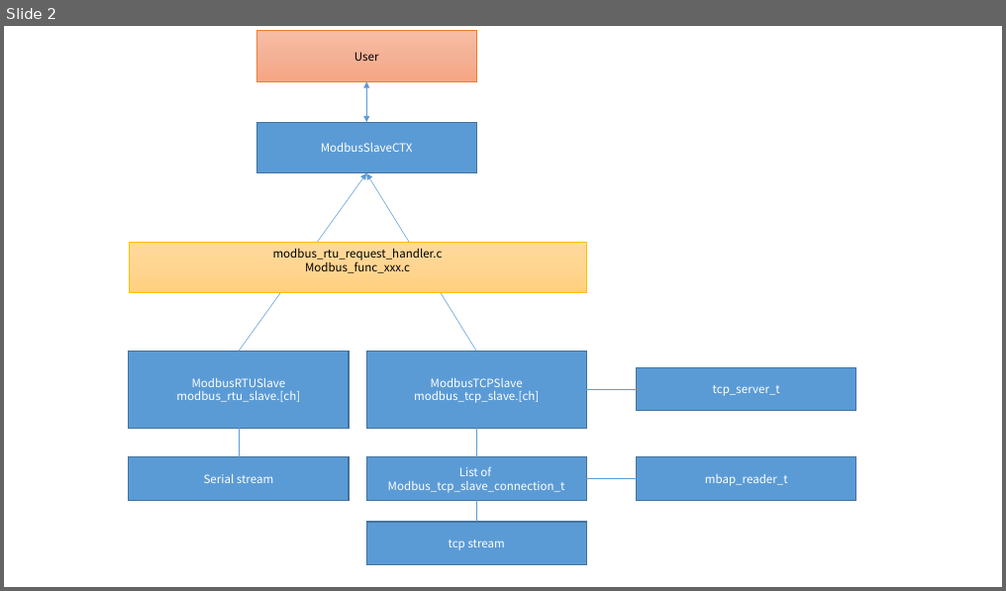
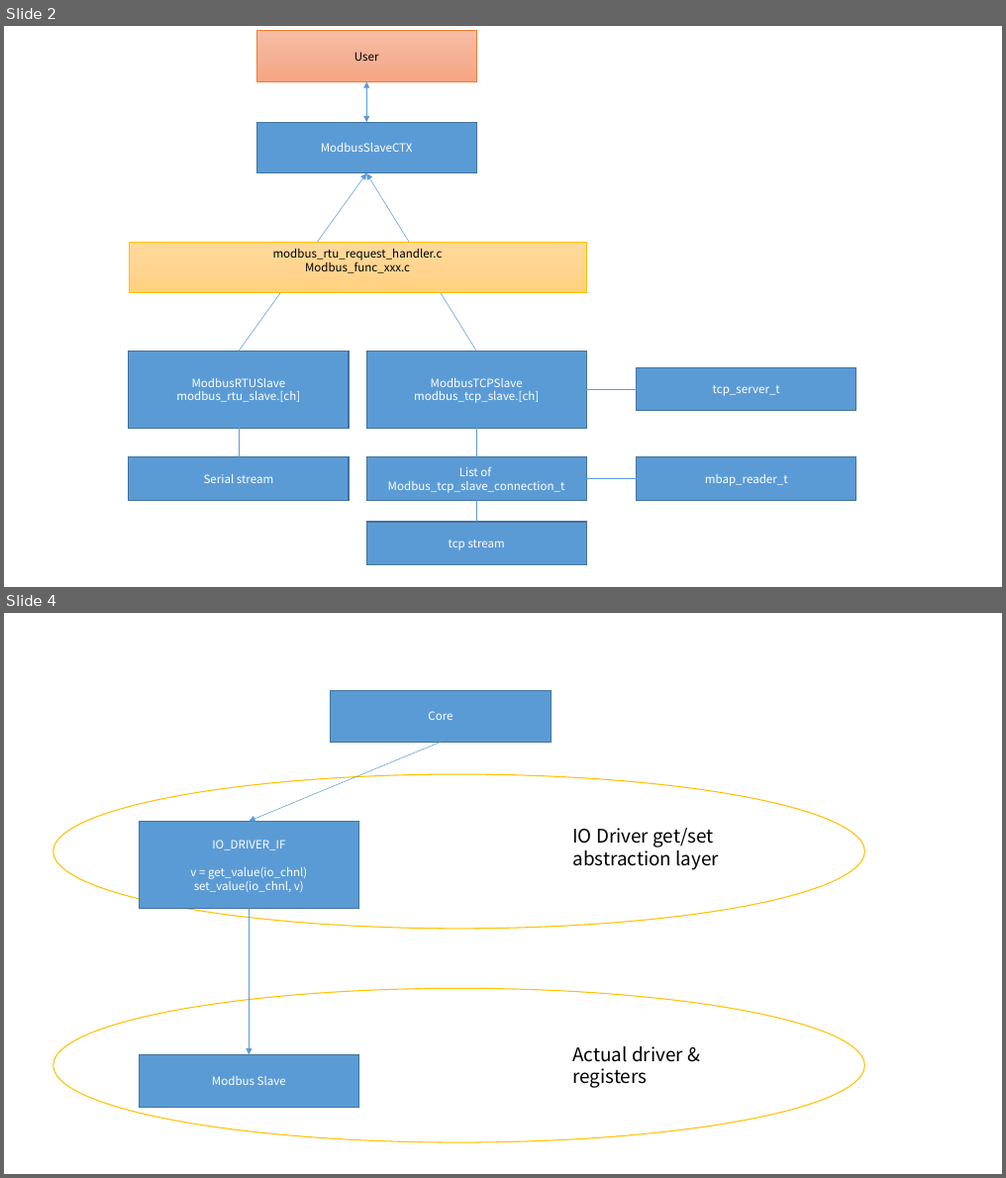
Before and after one commit to peakhunt/macron_base, a slide deck: doc/modbus_arch.pptx. Shown one above the other, each under a label of ours: slide 2 before the commit, slides 2 and 4 after it; the slides between them are not shown. The pictures are 1006x591 and 1006x1178 pixels, drawn with LibreOffice and Linux fonts; fonts in the diff are those of the drawing. Boxes give left, top, right and bottom in pixels: in the first picture for what was removed or moved away, otherwise in the second. Text is boxed around its words. In the diff, an @@ line names an element or a change of style, - is before the commit and + after.

Commit message:
adding core channel manager

```diff
--- a/doc/modbus_arch.pptx
+++ b/doc/modbus_arch.pptx
@@ slide 4 added at [4,613,1002,1174], background #FFFFFF @@
@@ rectangle added at [331,691,550,743], fill #5B9BD5, outline #43739E 1 pt, 11 pt, text #FFFFFF @@
+Core
@@ arrow added from (441, 742) to (249, 821), #5B9BD5 0.5 pt @@
@@ ellipse added at [54,774,865,929], fill #FFFFFF, outline #FFC000 1 pt @@
@@ rectangle added at [139,821,358,909], fill #5B9BD5, outline #43739E 1 pt, 11 pt, text #FFFFFF @@
+IO_DRIVER_IF
+v = get_value(io_chnl)
+set_value(io_chnl, v)
@@ text added at [572,828,720,870], 18 pt, text #000000 @@
+IO Driver get/set abstraction layer
@@ arrow added from (249, 909) to (249, 1055), #5B9BD5 0.5 pt @@
@@ ellipse added at [54,989,865,1143], fill #FFFFFF, outline #FFC000 1 pt @@
@@ rectangle added at [139,1055,358,1107], fill #5B9BD5, outline #43739E 1 pt, 11 pt, text #FFFFFF @@
+Modbus Slave
@@ text added at [572,1047,683,1088], 18 pt, text #000000 @@
+Actual driver & registers
```
Also in this commit, not shown: 3 other slides added, 3 other files.
